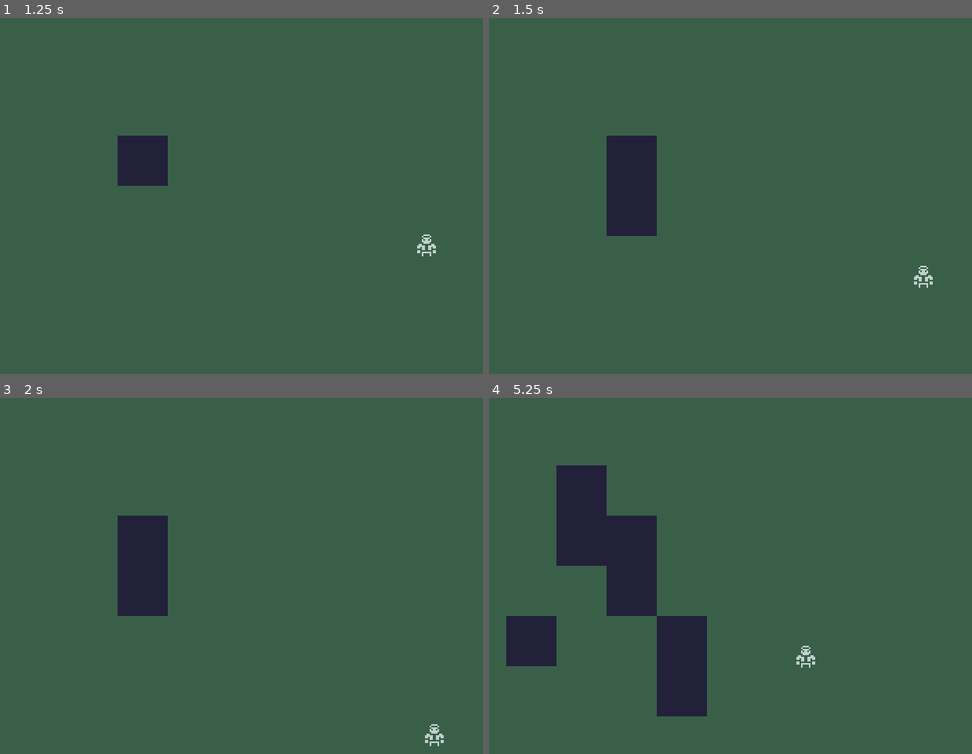
Above: before the commit, frames 1-4 (two rows, left to right).
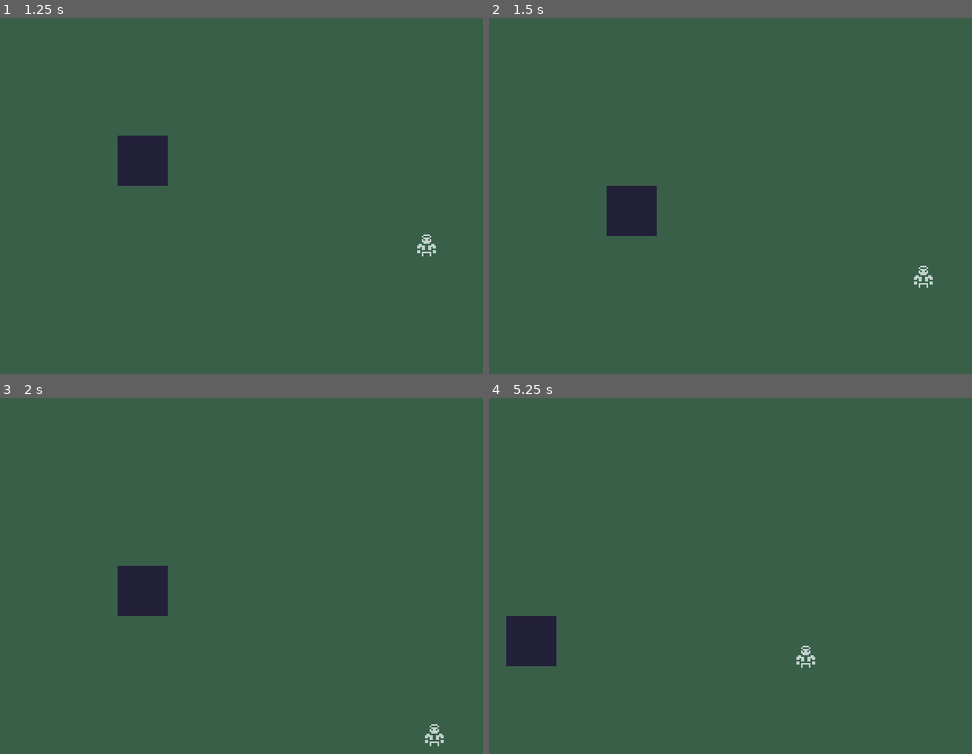
Above: after the commit, the same moments.

Repository: discolingua/godot-inventory-panel
Game: Godot game, scene res://Scenes/GameWorld.tscn
Two runs of this game, one before a commit and one after it. Both use one fixed random seed, a clock stepped at 60 frames per second and the inputs below.
Inputs (mouse positions are in pixels of both pictures, inside the frame that each line leads up to):
- Up to frame 1 (1.25 s): tap Enter (ui_accept) at 0.5, 0.77 s; move the mouse to (352, 128) at 0.52 s; hold Right (ui_right) from 0.53 s (still down); click (352, 128) at 0.67 s
- Up to frame 2 (1.5 s): move the mouse to (619, 203) at 1.27 s; release Right (ui_right) at 1.28 s; hold Down (ui_down) from 1.28 s (still down); click (619, 203) at 1.42 s
- Up to frame 3 (2 s): keep holding Down (ui_down); tap Enter (ui_accept) at 1.52 s
- Up to frame 4 (5.25 s): move the mouse to (769, 483) at 2.02 s; release Down (ui_down) at 2.03 s; hold Right (ui_right) 2.03-2.78 s; click (769, 483) at 2.17 s; tap Enter (ui_accept) at 2.75, 3.02, 3.5, 3.77, 4.52 s; move the mouse to (696, 640) at 2.77 s; hold Up (ui_up) 2.78-3.53 s; click (696, 640) at 2.92 s; move the mouse to (870, 622) at 3.52 s; hold Left (ui_left) 3.53-5.03 s; click (870, 622) at 3.67 s; move the mouse to (571, 508) at 4.27 s; click (571, 508) at 4.42 s; move the mouse to (744, 565) at 5.02 s; hold Down (ui_down) from 5.03 s (still down); click (744, 565) at 5.17 s

Frame 1 is identical in both runs. In frame 2, 1.5% of the frame differs, in the area x 24-35%, y 33-48%; in frame 3, 1.5%; in frame 4, 8.8%, in the area x 13-46%, y 18-90%.

Commit message:
clear group func

Diff:
--- a/Scenes/GameWorld.gd
+++ b/Scenes/GameWorld.gd
@@ -39,13 +39,23 @@
 		and event.is_pressed():
 			var cellNumber = getCellIndex(get_viewport().get_mouse_position())
 			var cellCoordinates = getCellCoordinates(cellNumber)
-			print (cellCoordinates)
+			clearTiles()
 			var clickedCell = GridCell.instance()
 			clickedCell.rect_position = cellCoordinates
 			clickedCell.rect_size = Vector2(CELL_SIZE, CELL_SIZE)
 			add_child(clickedCell)
 
 
+# clear all inventory tiles before redraw
+func clearTiles() -> void:
+	for tile in get_tree().get_nodes_in_group("inventoryTiles"):
+		tile.queue_free()
+
+
+
+
+
+# translates raw x-y mouse click coordinates to cell number (0-15)
 func getCellIndex(clickSpot : Vector2) -> int:
 	var invCoords : Vector2 = clickSpot - gridPosition - marginOffset
 	var clickColumn = int(invCoords.x / CELL_SIZE)
@@ -53,6 +63,7 @@
 	return clickRow * GRID_COLUMNS + clickColumn
 
 
+# translates linear cell number to xy coords of that cell
 func getCellCoordinates (cellNumber : int) -> Vector2:
 	var _y = int(float(cellNumber) / GRID_ROWS)
 	var _x = int(cellNumber % GRID_ROWS)
--- a/Scenes/GridCell.tscn
+++ b/Scenes/GridCell.tscn
@@ -1,10 +1,9 @@
 [gd_scene format=2]
 
-[node name="GridCell" type="ColorRect"]
-anchor_right = 1.0
-anchor_bottom = 1.0
-margin_right = -288.0
-margin_bottom = -208.0
+[node name="GridCell" type="ColorRect" groups=["inventoryTiles"]]
+anchor_right = 0.1
+anchor_bottom = 0.133
+margin_bottom = 0.0799999
 color = Color( 0.141176, 0.129412, 0.231373, 1 )
 __meta__ = {
 "_edit_use_anchors_": false
